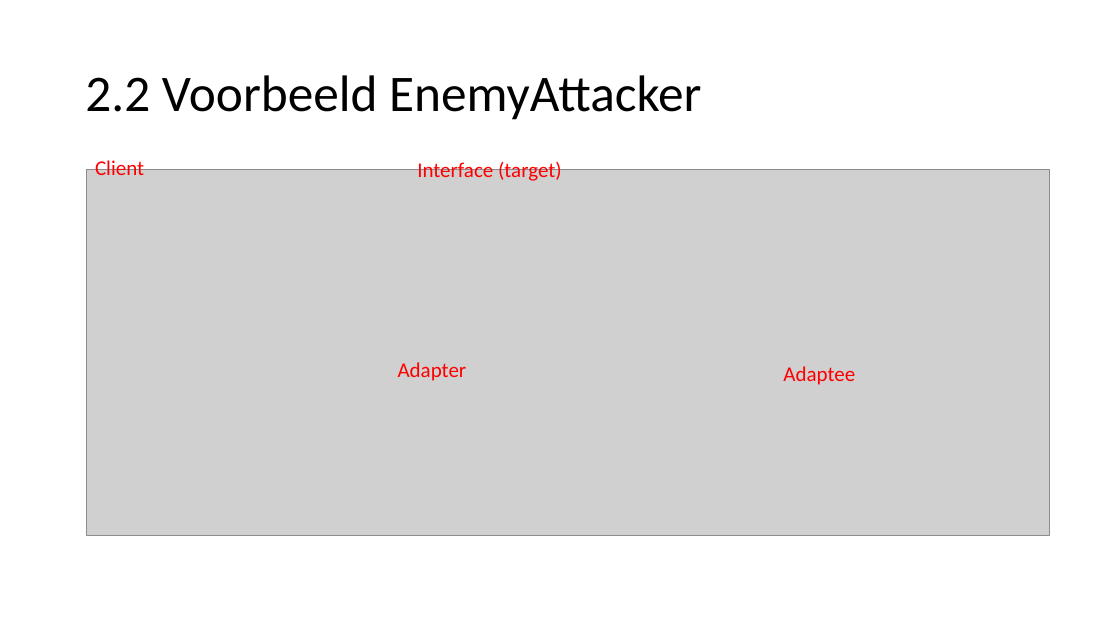
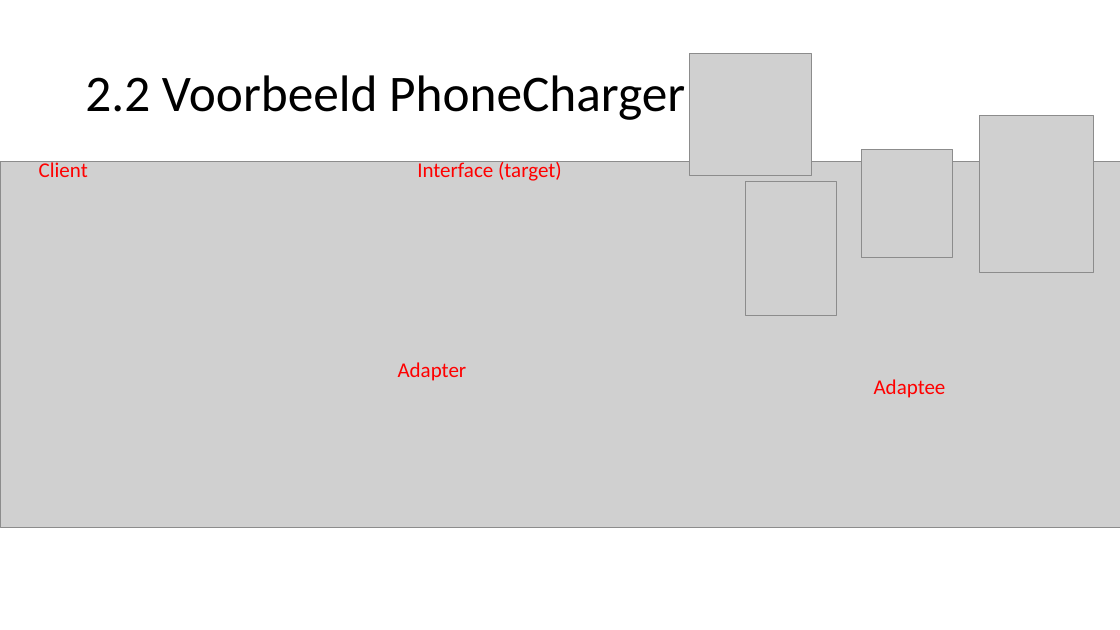
Before and after one commit to r-knol/DROVN-bank, a slide deck: slide 5 of Documentatie/Richard & Nina Adapter pattern dingen/Design Patterns - Adapter.pptx. Drawn at 1120x630 pixels with LibreOffice and Linux fonts; fonts in the diff are those of the drawing; grey boxes stand for pictures. Boxes give left, top, right and bottom in pixels: in the first picture for what was removed or moved away, otherwise in the second. Text is boxed around its words. In the diff, an @@ line names an element or a change of style, - is before the commit and + after.

```diff
--- a/Documentatie/Richard & Nina Adapter pattern dingen/Design Patterns - Adapter.pptx
+++ b/Documentatie/Richard & Nina Adapter pattern dingen/Design Patterns - Adapter.pptx
@@ picture added at box(690, 54, 812, 176) @@
@@ title at box(85, 75, 685, 120): text changed @@
-2.2 Voorbeeld EnemyAttacker
+2.2 Voorbeeld PhoneCharger
@@ picture added at box(980, 116, 1094, 273) @@
@@ picture: place and size @@
-picture at box(87, 170, 1049, 536)
+picture at box(0, 161, 1120, 528)
@@ text "Client" rewrapped from box(95, 158, 144, 182) to box(39, 160, 88, 177) @@
@@ picture added at box(862, 150, 954, 258) @@
@@ picture added at box(745, 181, 837, 315) @@
@@ text "Adaptee": place and size @@
-text "Adaptee" at box(783, 366, 855, 385)
+text "Adaptee" at box(874, 379, 946, 398)
```
Also in this commit, not shown: 1 slide added, 4 other files.
